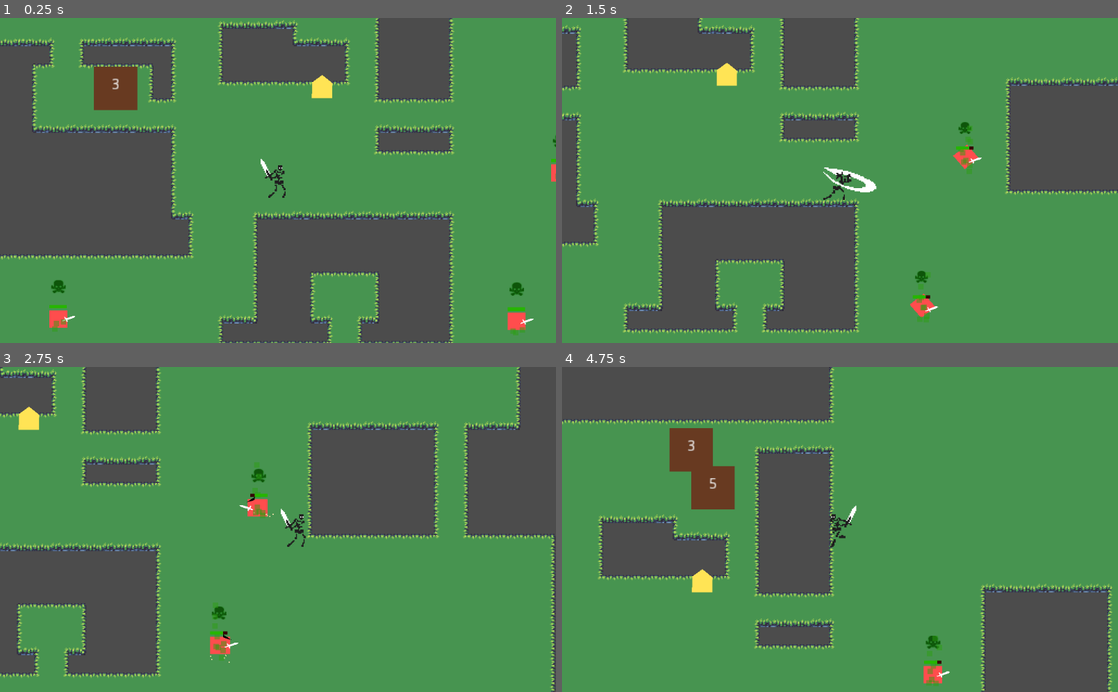
Above: before the commit, frames 1-4 (two rows, left to right).
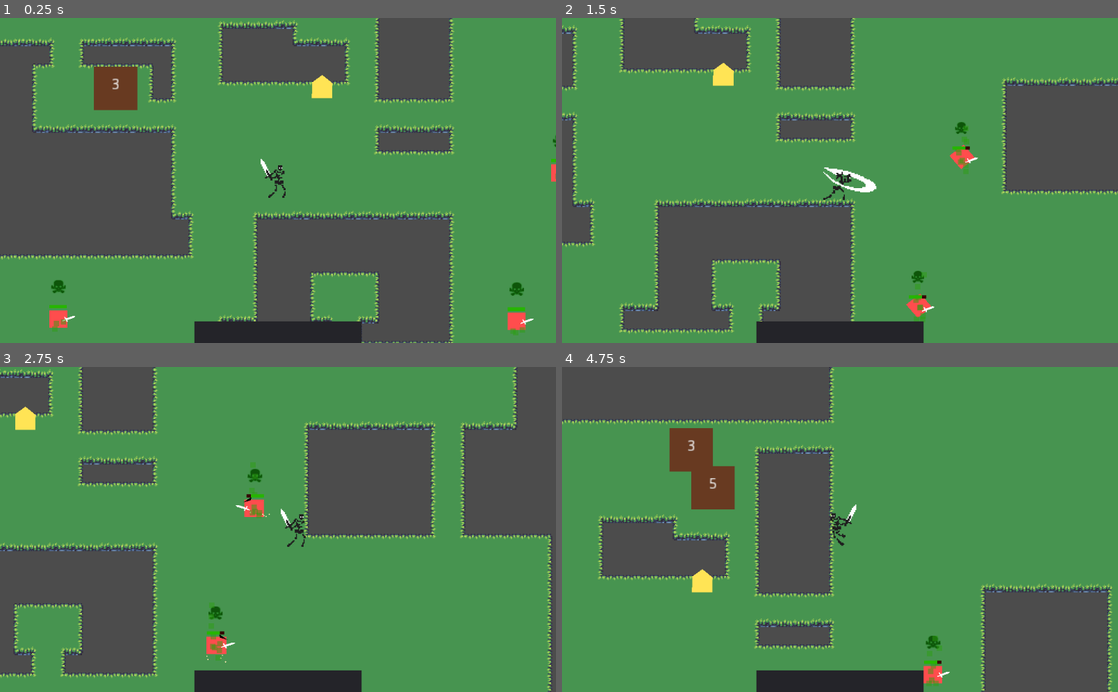
Above: after the commit, the same moments.

Repository: doorgan/godot_test
Game: Godot game, scene res://World.tscn
The game is run twice, just before and just after one commit, with the same random seed, the same clock (stepped at 60 frames per second) and the same inputs.
Inputs (mouse positions are in pixels of both pictures, inside the frame that each line leads up to):
- Up to frame 1 (0.25 s): no input
- Up to frame 2 (1.5 s): move the mouse to (962, 164) at 0.52 s; hold Right (ui_right) 0.53-1.28 s; tap E (interact) at 0.6 s; move the mouse to (728, 196) at 1.27 s; hold Down (ui_down) from 1.28 s (still down); tap A (attack) at 1.35 s
- Up to frame 3 (2.75 s): tap E (interact) at 1.55, 2.1 s; move the mouse to (333, 458) at 2.02 s; release Down (ui_down) at 2.03 s; hold Right (ui_right) from 2.03 s (still down)
- Up to frame 4 (4.75 s): move the mouse to (812, 594) at 2.77 s; release Right (ui_right) at 2.78 s; hold Up (ui_up) 2.78-3.53 s; tap Q (invulnerable) at 2.85 s; tap E (interact) at 3.05, 3.8, 4.55 s; move the mouse to (1006, 578) at 3.52 s; hold Left (ui_left) from 3.53 s (still down); tap Space (roll) at 3.6 s; move the mouse to (673, 480) at 4.27 s; tap S (shield) at 4.35 s

The runs differ from the first frame. In frame 1, 2.0% of the frame differs, in the area x 34-66%, y 93-100%; in frame 2, 8.4%, in the area x 0-100%, y 0-100%; in frame 3, 7.9%; in frame 4, 2.2%.

Commit message:
saving changes

Diff:
--- a/Dialogue/DialogueBox.gd
+++ b/Dialogue/DialogueBox.gd
@@ -1,9 +1,11 @@
 extends CanvasLayer
 
 var sequence : DialogueSequence
+var current_dialogue_idx : int = 0
 
 func start(sequence : DialogueSequence) -> void:
 	sequence = sequence
+	current_dialogue_idx = 0
 	print_dialogue(sequence.dialogues[0])
 	$Control.show()
 
@@ -13,3 +15,16 @@
 func print_dialogue(dialogue : Dialogue) -> void:
 	$Control/Panel/Title.text = dialogue.title
 	$Control/Panel/Text.text = dialogue.text
+
+func next() -> void:
+	if not sequence:
+		return
+	print("over!")
+	current_dialogue_idx += 1
+	if current_dialogue_idx == sequence.dialogues.size():
+		print("over!")
+		DialogueManager.end()
+		return
+	print("next!")
+	var next_dialogue = sequence.dialogues[current_dialogue_idx]
+	print_dialogue(next_dialogue)
--- a/Dialogue/DialogueManager.gd
+++ b/Dialogue/DialogueManager.gd
@@ -5,6 +5,7 @@
 
 var dialogue_box
 var sequence : DialogueSequence
+var active = false
 
 func _ready():
 	dialogue_box = DialogueBox.instance()
@@ -12,14 +13,32 @@
 	dialogue_box.close()
 
 func start(sequence : DialogueSequence):
+	InteractionManager.enabled = false
 	sequence = sequence
 	var players = get_tree().get_nodes_in_group("player")
 	for player in players:
 		player.add_effect(EffectInvulnerable)
+		player.add_effect(EffectDisableInput)
 	dialogue_box.start(sequence)
+	active = true
 
 func end():
+	InteractionManager.enabled = true
 	var players = get_tree().get_nodes_in_group("player")
 	for player in players:
 		player.remove_effect(EffectInvulnerable)
+		player.remove_effect(EffectDisableInput)
 	dialogue_box.close()
+	active = false
+
+
+func _input(event):
+	print(active)
+	print(sequence)
+	print("========")
+	if not active or not sequence:
+		return
+
+	print("aaa")
+	if event.is_action_released("interact"):
+		dialogue_box.next()
--- /dev/null
+++ b/Effects/DisableInput.gd
@@ -0,0 +1,2 @@
+extends Effect
+class_name EffectDisableInput
--- /dev/null
+++ b/Interactions/InteractionManager.gd
@@ -0,0 +1,48 @@
+extends Node
+
+const InteractionTooltip = preload("res://Interactions/InteractionTooltip.tscn")
+var interaction_tooltip
+
+var interactables : Array = []
+var enabled = true
+
+
+func _ready():
+	interaction_tooltip = InteractionTooltip.instance()
+#	interaction_tooltip.hide()
+	get_tree().get_nodes_in_group("GUI")[0].add_child(interaction_tooltip)
+
+
+func add_interactable(interactable) -> void:
+	interactables.append(interactable)
+	update_text()
+
+
+func remove_interactable(interactable) -> void:
+	interactables.erase(interactable)
+	update_text()
+
+
+# Cycles to the next interactable
+func next() -> void:
+	if interactables.size() == 0:
+		return
+	var first = interactables.pop_front()
+	add_interactable(first)
+
+
+func update_text() -> void:
+	if interactables.size() < 1:
+		interaction_tooltip.hide()
+		return
+	print(interactables.front())
+	interaction_tooltip.show()
+	interaction_tooltip.get_node("Panel/Label").text = \
+		interactables.front().action_text
+
+
+func _unhandled_input(event):
+	if !enabled or interactables.size() == 0:
+		return
+	if event.is_action_released("interact"):
+		interactables.front().on_interact()
--- /dev/null
+++ b/Interactions/InteractionTooltip.tscn
@@ -0,0 +1,26 @@
+[gd_scene format=2]
+
+[node name="Control" type="Control"]
+anchor_right = 1.0
+anchor_bottom = 1.0
+__meta__ = {
+"_edit_use_anchors_": false
+}
+
+[node name="Panel" type="Panel" parent="."]
+anchor_left = 0.5
+anchor_top = 1.0
+anchor_right = 0.5
+anchor_bottom = 1.0
+margin_left = -154.0
+margin_top = -40.0
+margin_right = 154.0
+__meta__ = {
+"_edit_use_anchors_": false
+}
+
+[node name="Label" type="Label" parent="Panel"]
+margin_left = 22.46
+margin_top = 13.0
+margin_right = 286.46
+margin_bottom = 27.0
--- a/NPC.gd
+++ b/NPC.gd
@@ -4,21 +4,16 @@
 
 export (Resource) var sequence
 
-var can_interact : bool = false
+var action_text = "Talk"
 
 func _on_InteractionArea_body_entered(body):
 	if body.is_in_group("player"):
-		can_interact = true
-		$Button.visible = true
-
+		InteractionManager.add_interactable(self)
 
 func _on_InteractionArea_body_exited(body):
 	if body.is_in_group("player"):
-		can_interact = false
-		$Button.visible = false
-		DialogueManager.end()
+		InteractionManager.remove_interactable(self)
 
 
-func _unhandled_input(event):
-	if event.is_action_released("interact") and can_interact:
-		DialogueManager.start(sequence)
+func on_interact():
+	DialogueManager.start(sequence)
--- a/NPC.tscn
+++ b/NPC.tscn
@@ -16,18 +16,6 @@
 position = Vector2( -1.19748, -8.98106 )
 shape = SubResource( 1 )
 
-[node name="Button" type="Button" parent="."]
-visible = false
-margin_left = -30.19
-margin_top = -37.7933
-margin_right = 22.81
-margin_bottom = -17.7933
-rect_scale = Vector2( 1.16, 1 )
-text = "[E] Talk"
-__meta__ = {
-"_edit_use_anchors_": false
-}
-
 [node name="Sprite" type="Sprite" parent="."]
 
 [node name="Polygon2D" type="Polygon2D" parent="Sprite"]
--- a/Player.gd
+++ b/Player.gd
@@ -18,6 +18,8 @@
 			remove_effect(EffectInvulnerable)
 		else:
 			add_effect(EffectInvulnerable)
+	if not has_effect(EffectDisableInput):
+		$States.handle_input(event)
 
 func _ready():
 	$AnimationTree.active = true
--- a/Player/IdleState.gd
+++ b/Player/IdleState.gd
@@ -1,6 +1,6 @@
 extends State
 
-func physics_process(delta):
+func handle_input(event):
 	if Input.is_action_just_pressed("roll"):
 		emit_signal("finished", "roll")
 
--- a/StateMachine/StateMachine.gd
+++ b/StateMachine/StateMachine.gd
@@ -23,7 +23,7 @@
 func _physics_process(delta):
 	current_state.physics_process(delta)
 
-func _unhandled_input(event):
+func handle_input(event):
 	current_state.handle_input(event)
 
 func _switch_state(state_name):
--- a/World.tscn
+++ b/World.tscn
@@ -858,12 +858,9 @@
 
 [node name="Node" type="Node2D"]
 
-[node name="GUI" type="Control" parent="." groups=[
+[node name="GUI" type="CanvasLayer" parent="." groups=[
 "GUI",
 ]]
-__meta__ = {
-"_edit_use_anchors_": false
-}
 
 [node name="Navigation2D" type="Navigation2D" parent="." groups=[
 "navigation",
--- a/project.godot
+++ b/project.godot
@@ -33,6 +33,11 @@
 "class": "Effect",
 "language": "GDScript",
 "path": "res://Effects/Effect.gd"
+}, {
+"base": "Effect",
+"class": "EffectDisableInput",
+"language": "GDScript",
+"path": "res://Effects/DisableInput.gd"
 }, {
 "base": "Effect",
 "class": "EffectInvulnerable",
@@ -75,6 +80,7 @@
 "Dialogue": "",
 "DialogueSequence": "",
 "Effect": "",
+"EffectDisableInput": "",
 "EffectInvulnerable": "",
 "EffectPoison": "",
 "Effects": "",
@@ -93,6 +99,7 @@
 [autoload]
 
 DialogueManager="*res://Dialogue/DialogueManager.gd"
+InteractionManager="*res://Interactions/InteractionManager.gd"
 
 [editor_plugins]
 
